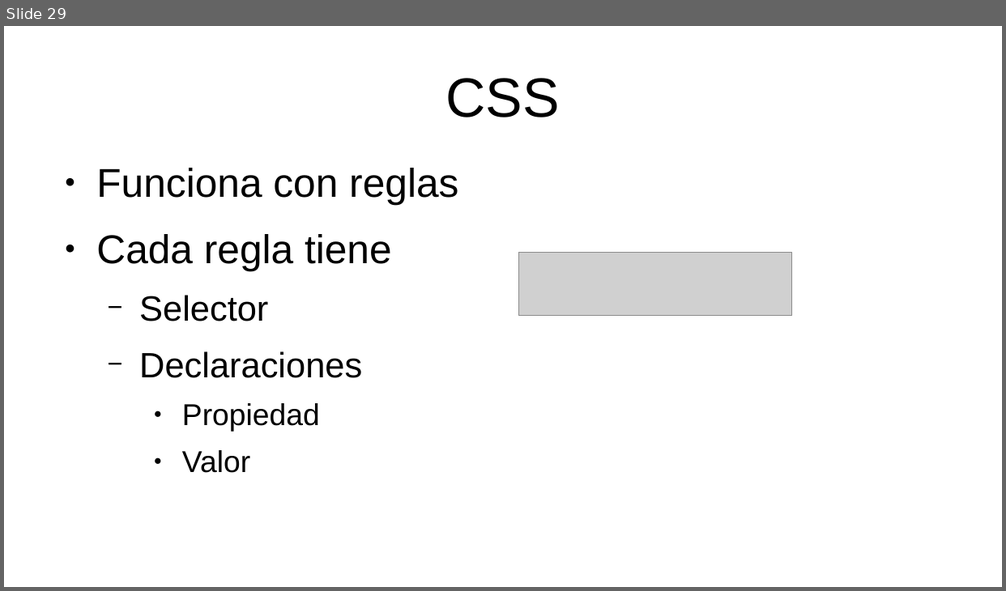
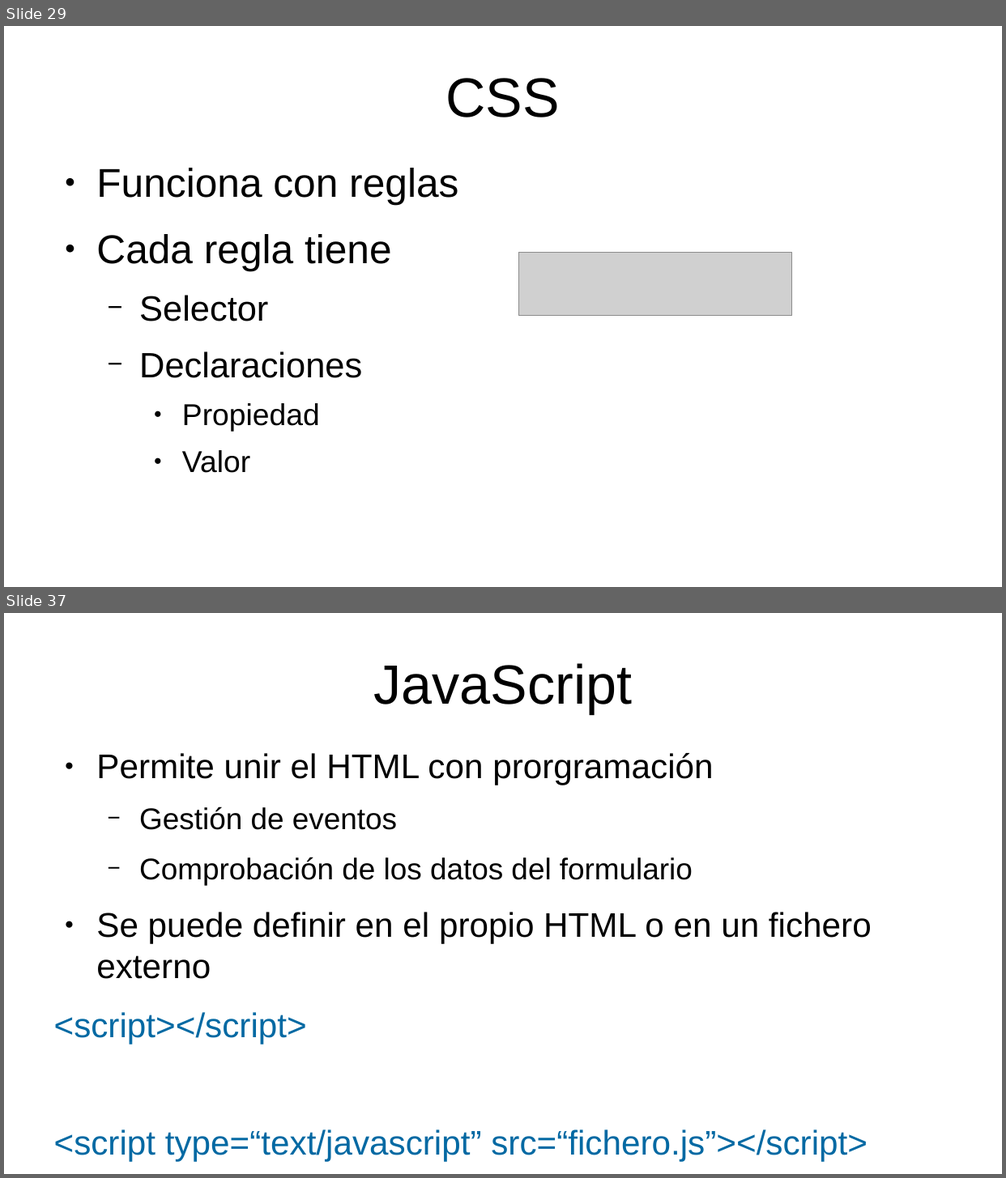
Before and after one commit to mikel-egana-aranguren/EHU-SGSSI-01, a slide deck: SistemasWeb/SistemasWeb.odp. Shown one above the other, each under a label of ours: slide 29 before the commit, slides 29 and 37 after it; the slides between them are not shown. The pictures are 1006x591 and 1006x1178 pixels, drawn with LibreOffice and Linux fonts; fonts in the diff are those of the drawing; grey boxes stand for pictures; background and template pictures are left out. Boxes give left, top, right and bottom in pixels: in the first picture for what was removed or moved away, otherwise in the second. Text is boxed around its words. In the diff, an @@ line names an element or a change of style, - is before the commit and + after.

```diff
--- a/SistemasWeb/SistemasWeb.odp
+++ b/SistemasWeb/SistemasWeb.odp
@@ slide 37 added at <box>4,613,1002,1174</box>, background #FFFFFF @@
@@ title added at <box>373,663,632,714</box>, 44 pt, text #000000 @@
+JavaScript
@@ text added at <box>54,753,872,1161</box>, 27.2 pt, text #000000 @@
+● Permite unir el HTML con prorgramación
+  − Gestión de eventos
+  − Comprobación de los datos del formulario
+● Se puede definir en el propio HTML o en un fichero externo
+<script></script>
+<script type=“text/javascript” src=“fichero.js”></script>
```
Also in this commit, not shown: 1 slide changed, 9 other slides added, 1 other file.
